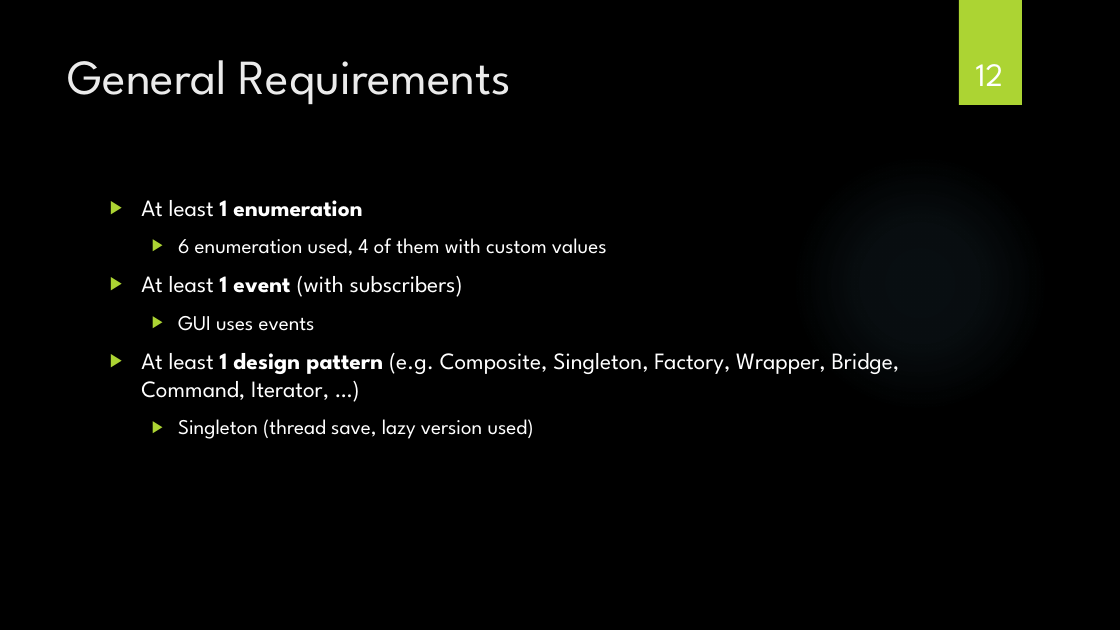
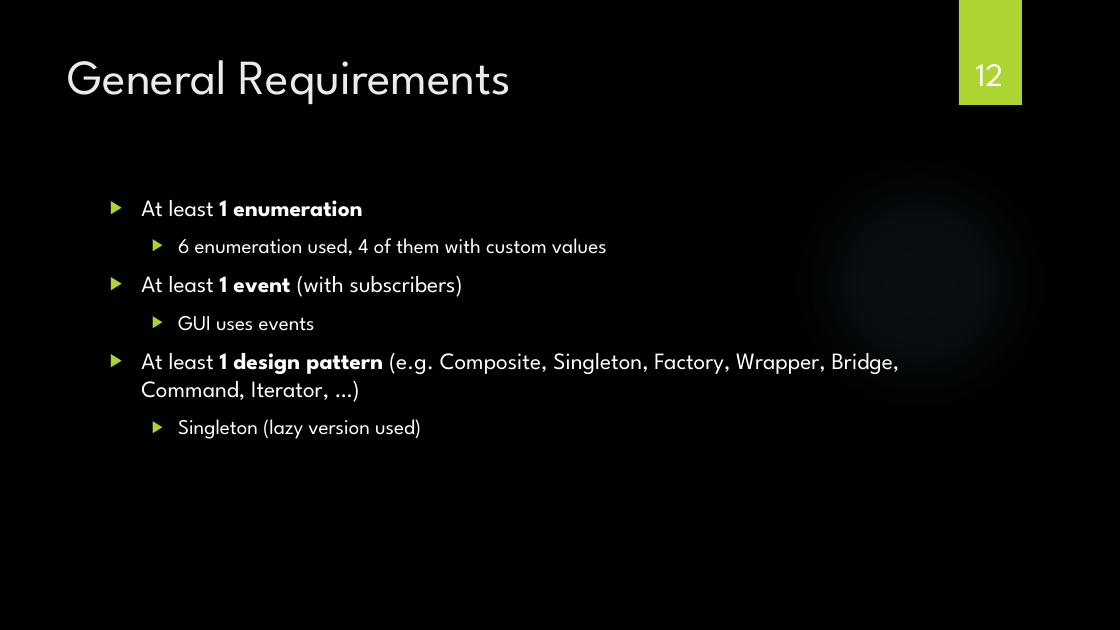
Before and after one commit to JamesJoyceTeam-TheNinjaGame/NinjaRPG, a slide deck: slide 12 of Documentation/Training Ninja.pptx. Drawn at 1120x630 pixels with LibreOffice and Linux fonts; fonts in the diff are those of the drawing; background and template pictures are left out. Boxes give left, top, right and bottom in pixels: in the first picture for what was removed or moved away, otherwise in the second. Text is boxed around its words. In the diff, an @@ line names an element or a change of style, - is before the commit and + after.

```diff
--- a/Documentation/Training Ninja.pptx
+++ b/Documentation/Training Ninja.pptx
@@ text at <box>178,419,421,439</box>: text changed @@
-  ▶ Singleton (thread save, lazy version used)
+  ▶ Singleton (lazy version used)
```
Also in this commit, not shown: 6 other slides changed, 1 other file.
